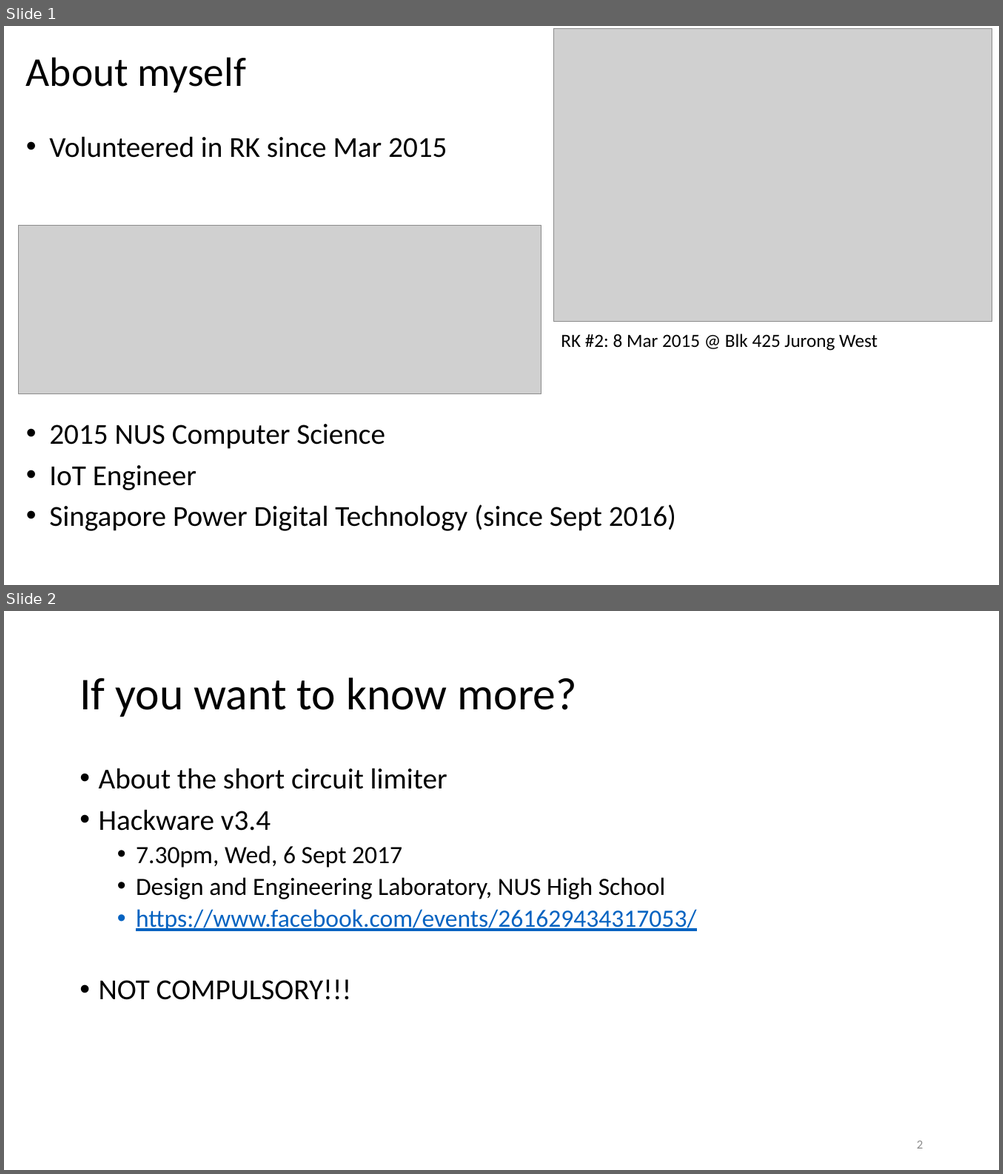
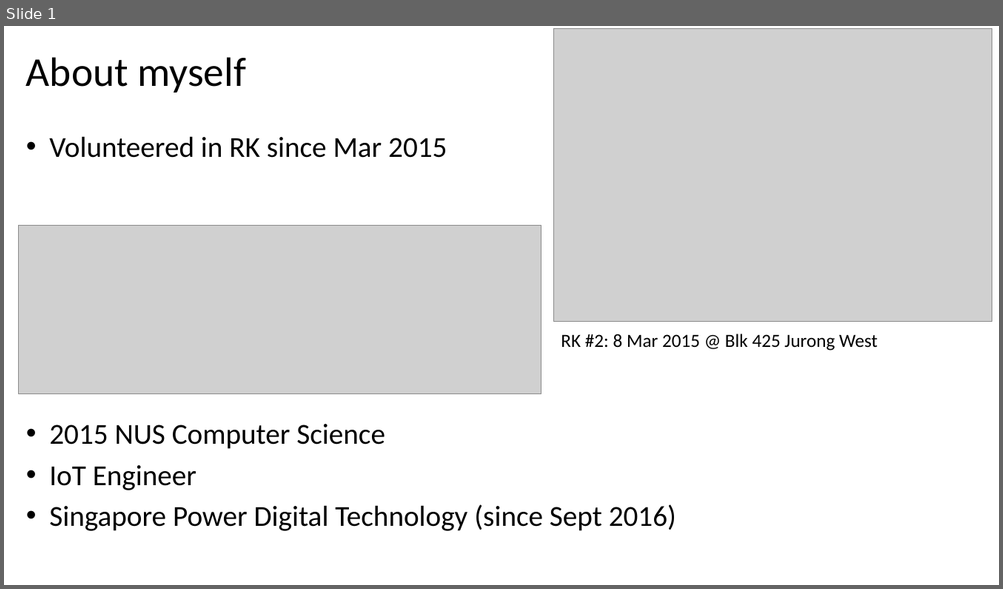
Before and after one commit to wemakerspace/repair-kopitiam-training-and-equipment, a slide deck: training/About YKM.pptx. Shown one above the other, each under a label of ours: slides 1 and 2 before the commit, slide 1 after it. The pictures are 1003x1174 and 1003x589 pixels, drawn with LibreOffice and Linux fonts; fonts in the diff are those of the drawing; grey boxes stand for pictures. Boxes give left, top, right and bottom in pixels: in the first picture for what was removed or moved away, otherwise in the second. Text is boxed around its words. In the diff, an @@ line names an element or a change of style, - is before the commit and + after.

Commit message:
slide update

```diff
--- a/training/About YKM.pptx
+++ b/training/About YKM.pptx
@@ slide 2 removed at (4,611,999,1170), background #FFFFFF @@
@@ title removed at (79,678,577,717) @@
-If you want to know more?
@@ text removed at (99,768,696,1000) @@
-• About the short circuit limiter
-• Hackware v3.4
-  • 7.30pm, Wed, 6 Sept 2017
-  • Design and Engineering Laboratory, NUS High School
-  • https://www.facebook.com/events/261629434317053/
-• NOT COMPULSORY!!!
@@ page number removed at (916,1141,922,1149) @@
-2
```
